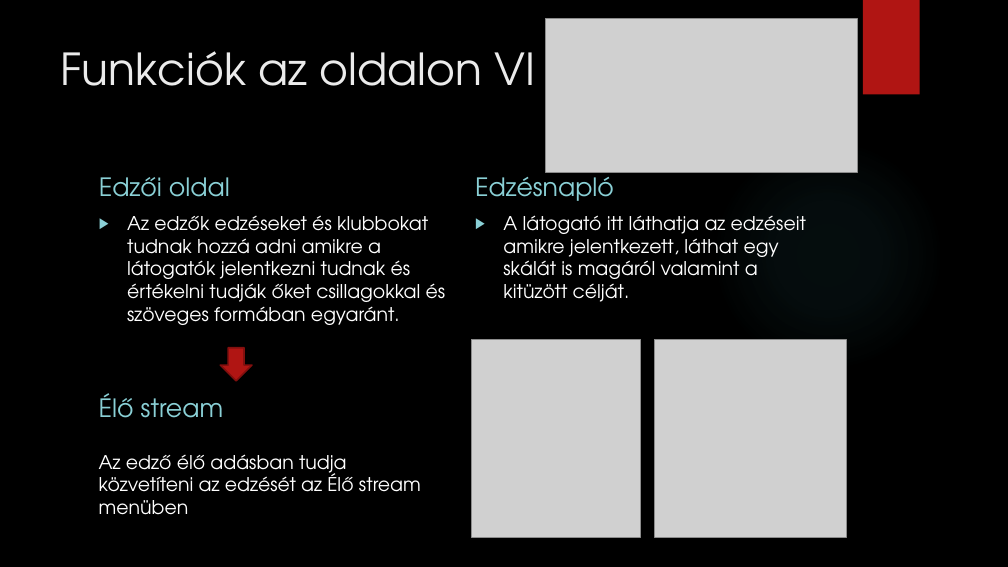
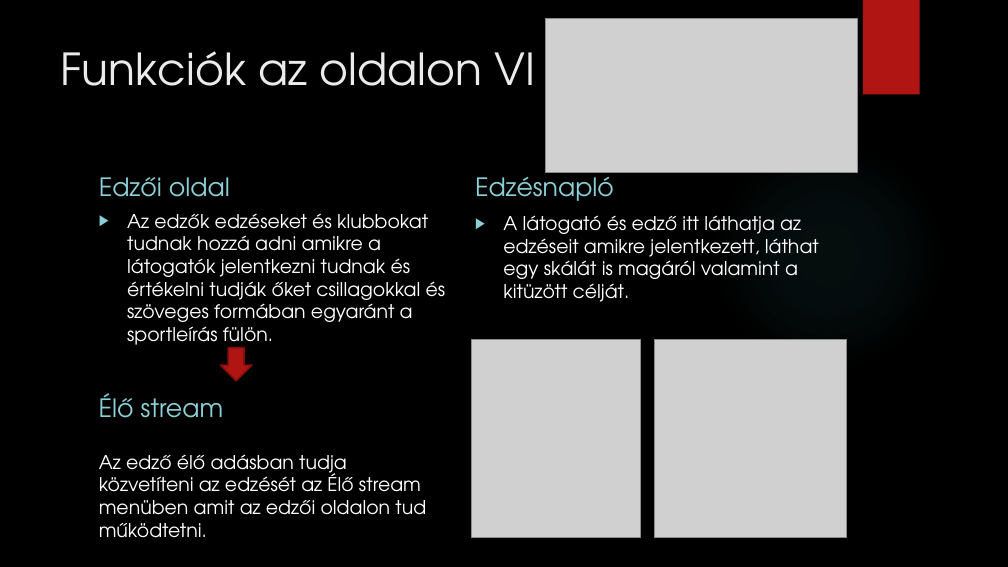
Before and after one commit to mozricsi/zaromunka_kuzdosportok, a slide deck: slide 9 of KüzdőKert.pptx (slide 8 before the commit). Drawn at 1008x567 pixels with LibreOffice and Linux fonts; fonts in the diff are those of the drawing; grey boxes stand for pictures; background and template pictures are left out. Boxes give left, top, right and bottom in pixels: in the first picture for what was removed or moved away, otherwise in the second. Text is boxed around its words. In the diff, an @@ line names an element or a change of style, - is before the commit and + after.

```diff
--- a/KüzdőKert.pptx
+++ b/KüzdőKert.pptx
@@ text at (127, 213, 446, 350): text changed @@
-▶ Az edzők edzéseket és klubbokat tudnak hozzá adni amikre a látogatók jelentkezni tudnak és értékelni tudják őket csillagokkal és szöveges formában egyaránt.
+▶ Az edzők edzéseket és klubbokat tudnak hozzá adni amikre a látogatók jelentkezni tudnak és értékelni tudják őket csillagokkal és szöveges formában egyaránt a sportleírás fülön.
@@ text at (503, 215, 819, 302): text changed @@
-▶ A látogató itt láthatja az edzéseit amikre jelentkezett, láthat egy skálát is magáról valamint a kitüzött célját.
+▶ A látogató és edző itt láthatja az edzéseit amikre jelentkezett, láthat egy skálát is magáról valamint a kitüzött célját.
@@ text at (99, 454, 426, 538): text changed @@
-Az edző élő adásban tudja közvetíteni az edzését az Élő stream menüben
+Az edző élő adásban tudja közvetíteni az edzését az Élő stream menüben amit az edzői oldalon tud működtetni.
```
Also in this commit, not shown: 5 other slides changed.
